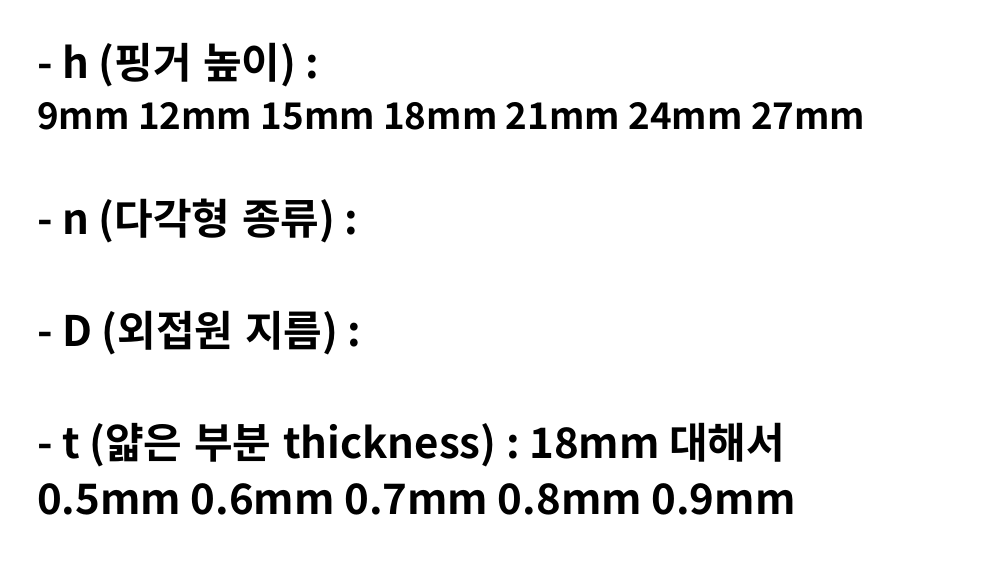
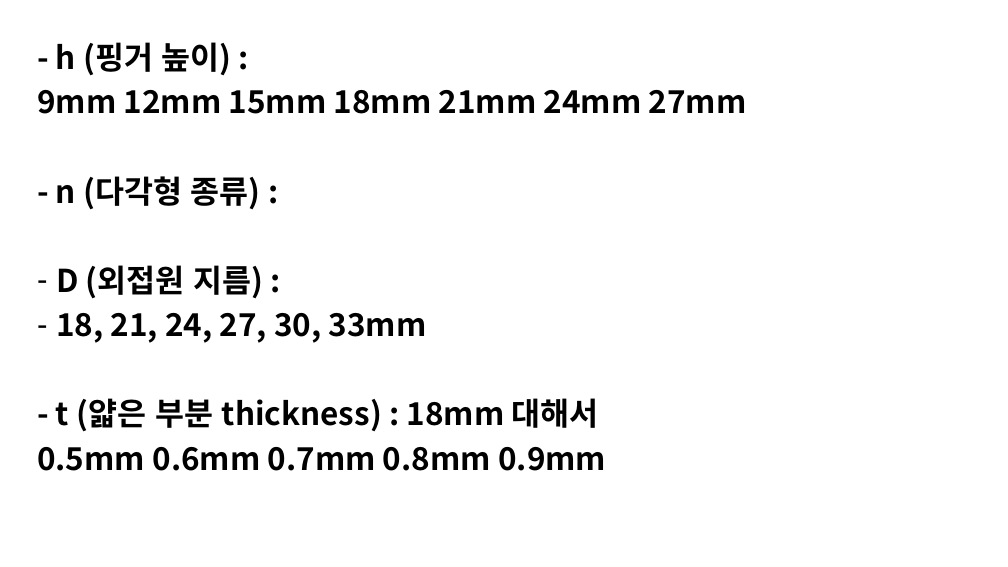
Before and after one commit to ominseo5/robotory_SoftFinger, a slide deck: slide 1 of LabLog.pptx. Drawn at 1008x567 pixels with LibreOffice and Linux fonts; fonts in the diff are those of the drawing. Boxes give left, top, right and bottom in pixels: in the first picture for what was removed or moved away, otherwise in the second. Text is boxed around its words. In the diff, an @@ line names an element or a change of style, - is before the commit and + after.

```diff
--- a/LabLog.pptx
+++ b/LabLog.pptx
@@ text at [37,42,747,471]: size 40 to 30 pt in "- h (핑거 높이) :", "- n (다각형 종류) :", "- t (얇은 부분 thickness) : 18mm ...", "0.5mm 0.6mm 0.7mm 0.8mm 0.9mm"; size 35 to 30 pt in "9mm 12mm 15mm 18mm 21mm 24mm 27mm" @@
@@ text at [56,265,427,343]: text changed; size 40 to 30 pt @@
-- D (외접원 지름) :
+– D (외접원 지름) :
+– 18, 21, 24, 27, 30, 33mm
```
Also in this commit, not shown: 4 other slides changed, 12 slides added, 2 slides removed, 3 other files.
